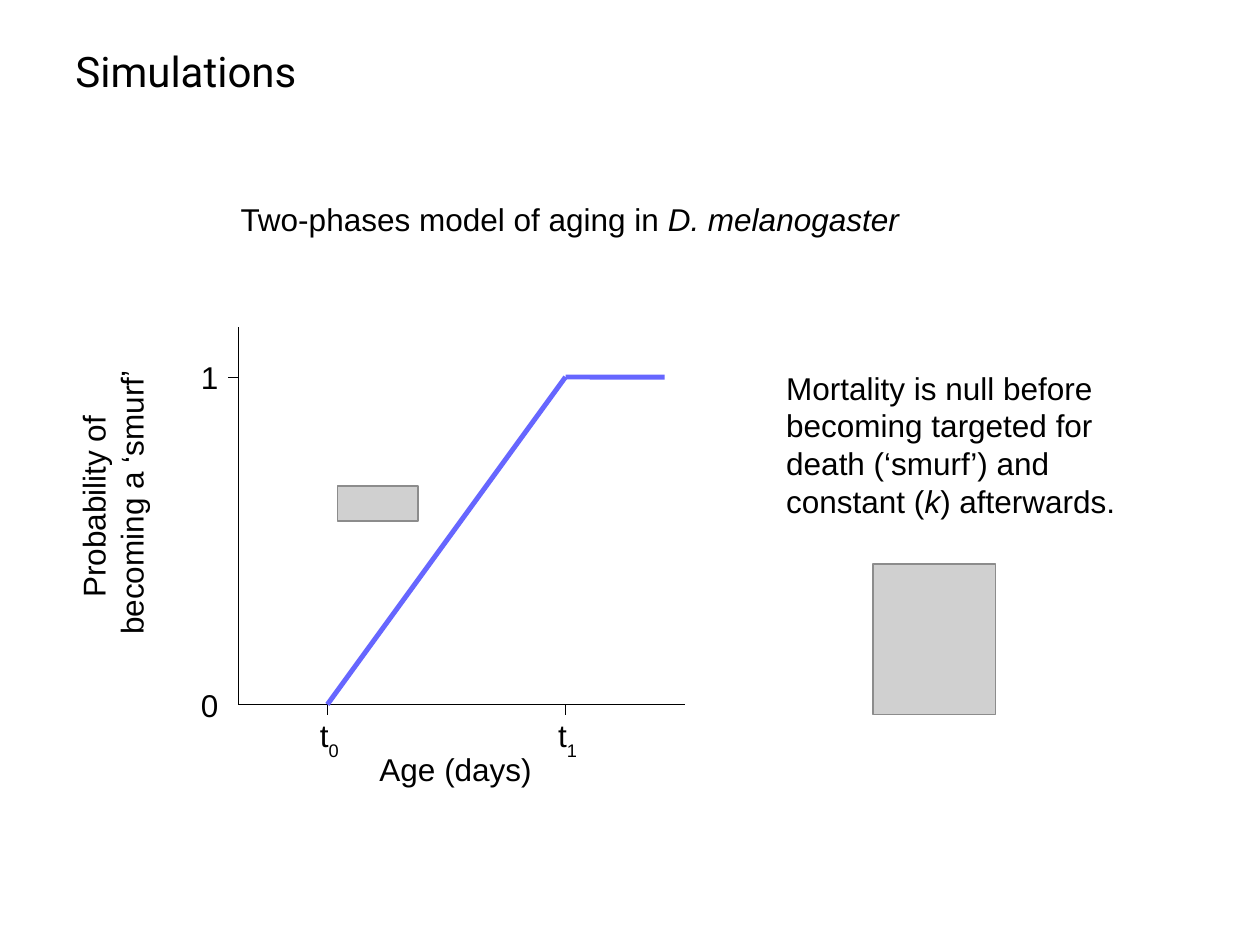
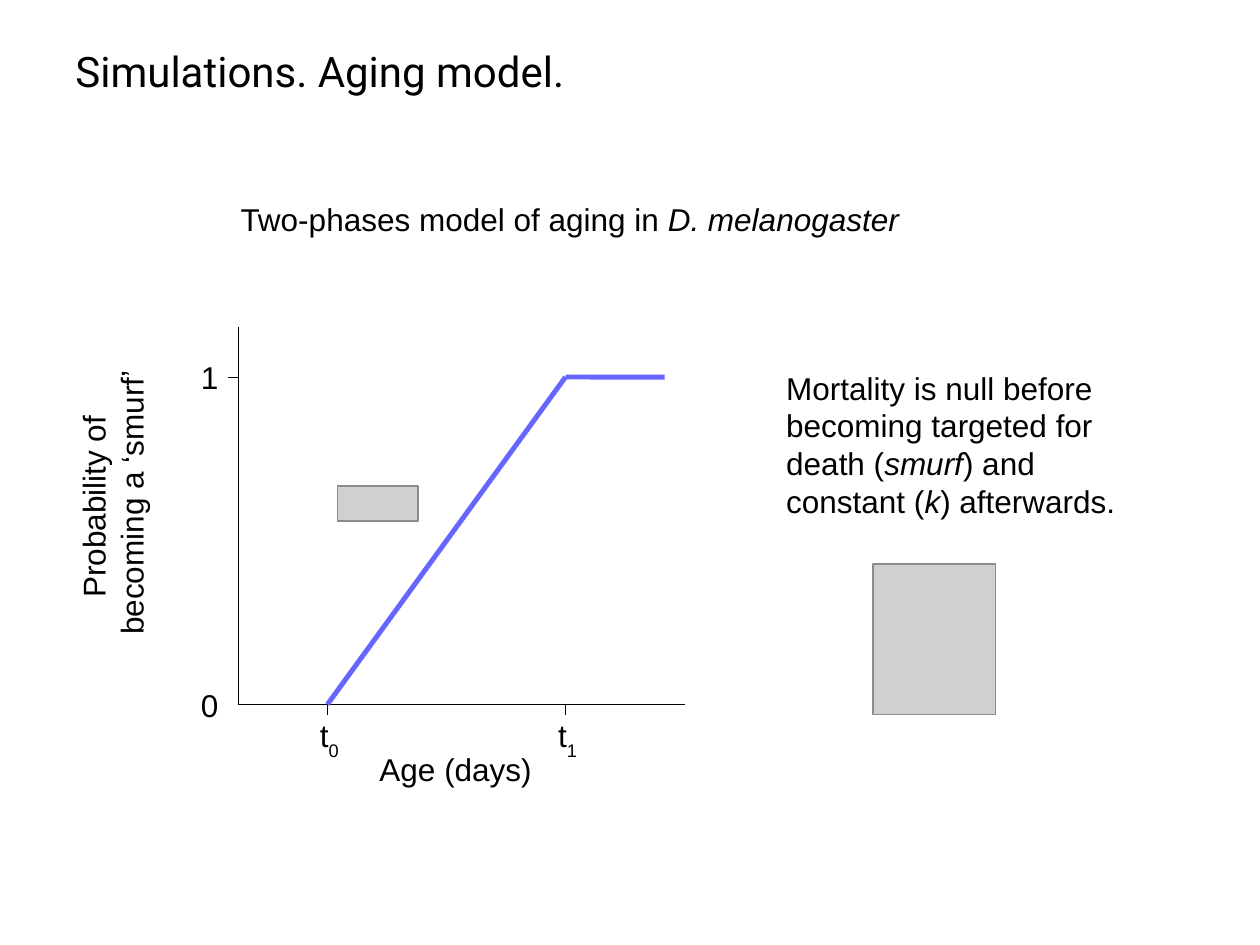
Before and after one commit to IgnasiLucas/UX, a slide deck: slide 31 of doc/2018_Prague/UX.odp (slide 28 before the commit). Drawn at 1260x945 pixels with LibreOffice and Linux fonts; fonts in the diff are those of the drawing; grey boxes stand for pictures; background and template pictures are left out. Boxes give left, top, right and bottom in pixels: in the first picture for what was removed or moved away, otherwise in the second. Text is boxed around its words. In the diff, an @@ line names an element or a change of style, - is before the commit and + after.

```diff
--- a/doc/2018_Prague/UX.odp
+++ b/doc/2018_Prague/UX.odp
@@ text at (75,55,564,96): text changed @@
-Simulations
+Simulations. Aging model.
@@ text at (786,377,1115,519): text changed @@
-Mortality is null before becoming targeted for death (‘smurf’) and constant (k) afterwards.
+Mortality is null before becoming targeted for death (smurf) and constant (k) afterwards.
```
Also in this commit, not shown: 2 other slides changed, 13 slides added, 1 slide removed.
